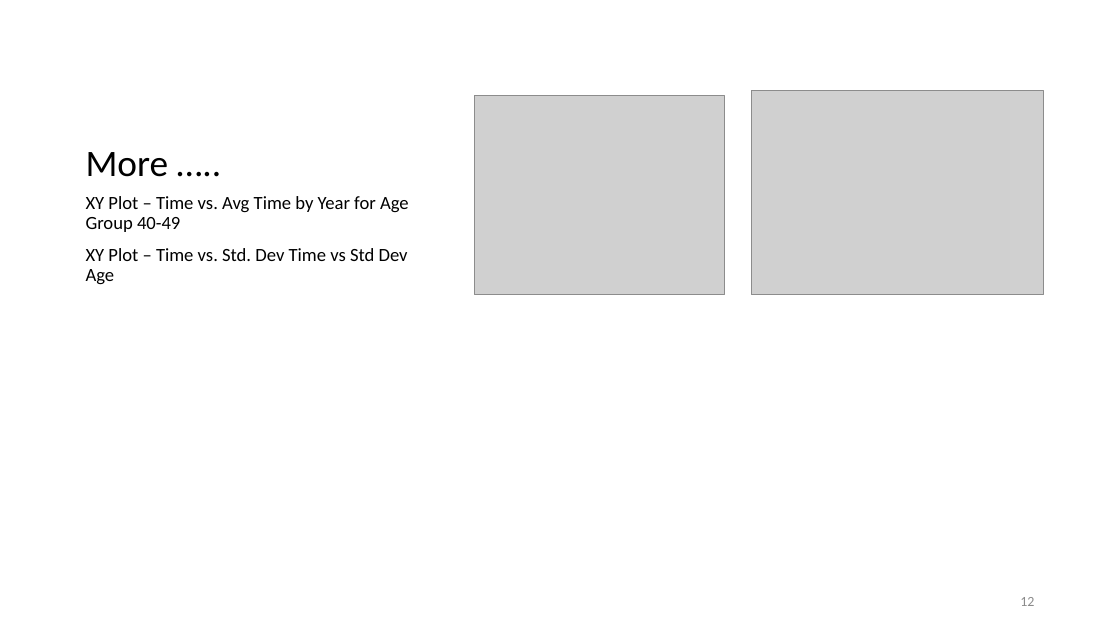
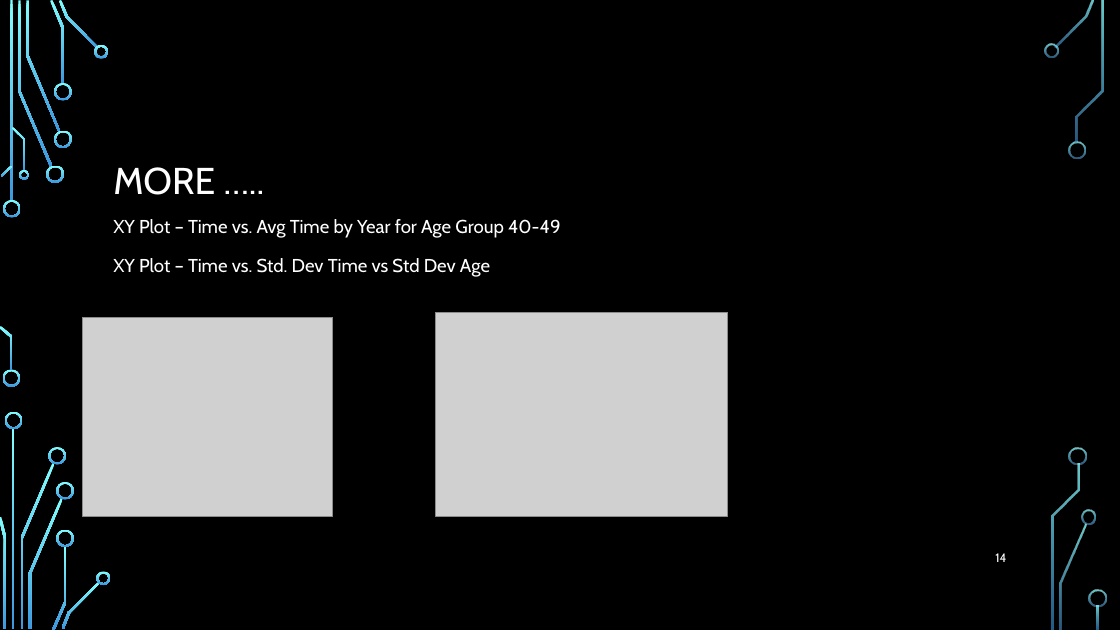
Before and after one commit to elkinst65/QTW_08, a slide deck: slide 14 of infographic.pptx (slide 12 before the commit). Drawn at 1120x630 pixels with LibreOffice and Linux fonts; fonts in the diff are those of the drawing; grey boxes stand for pictures; background and template pictures are left out. Boxes give left, top, right and bottom in pixels: in the first picture for what was removed or moved away, otherwise in the second. Text is boxed around its words. In the diff, an @@ line names an element or a change of style, - is before the commit and + after.

Commit message:
Added background. Will need to organize

```diff
--- a/infographic.pptx
+++ b/infographic.pptx
@@ background #FFFFFF to picture (left out) @@
@@ title at [113,167,215,195]: text changed; font Calibri to Cabin; text colour #000000 to #FFFFFF @@
-More …..
+MORE …..
@@ text "XY Plot – Time vs. ...": place and size @@
-text "XY Plot – Time vs. ..." at [86,196,409,285]
+text "XY Plot – Time vs. ..." at [113,219,561,277]
@@ text "XY Plot – Time vs. ..." at [113,219,561,277]: font Calibri to Cabin, text colour #000000 to #FFFFFF; line spacing 0.9 to 1.2 @@
@@ picture: place and size @@
-picture at [475,96,725,295]
+picture at [82,318,333,517]
@@ picture: place and size @@
-picture at [751,91,1044,295]
+picture at [436,313,728,517]
@@ page number added at [995,553,1006,562], 10.5 pt, text #FFFFFF @@
+14
@@ page number removed at [1020,597,1034,606] @@
-12
@@ group added at [0,0,1107,630]: 33 freeform shapes, 3 rectangles @@
```
Also in this commit, not shown: 16 other slides changed, 2 slides added.
